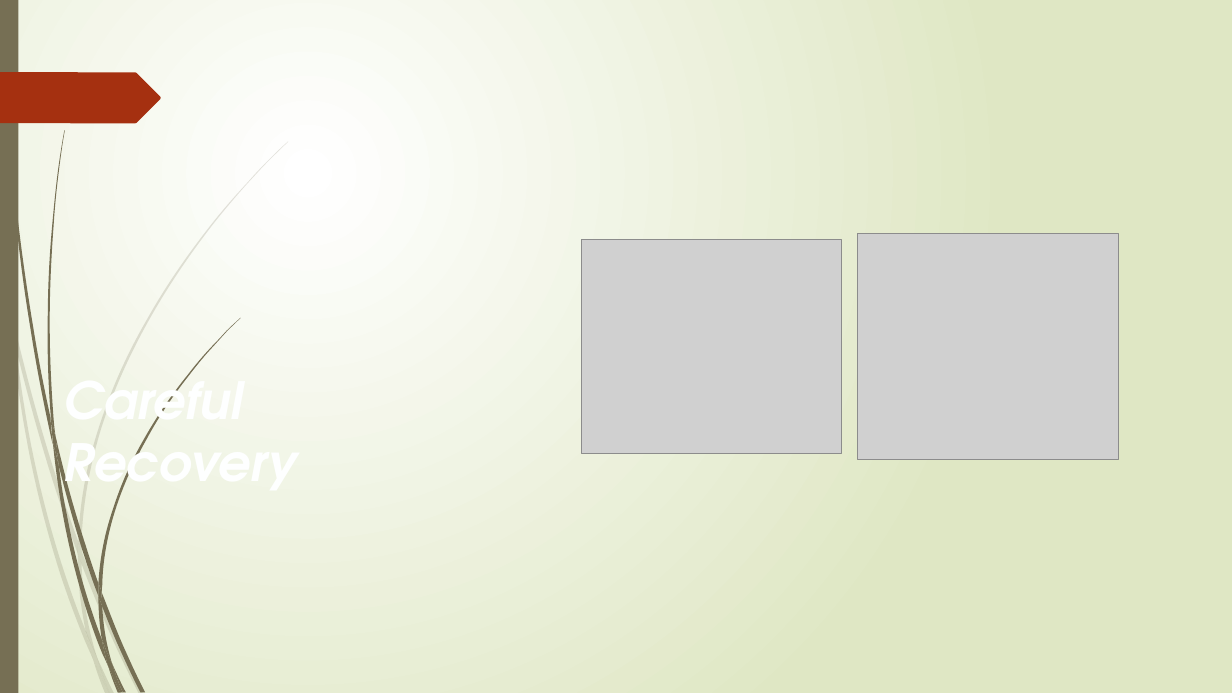
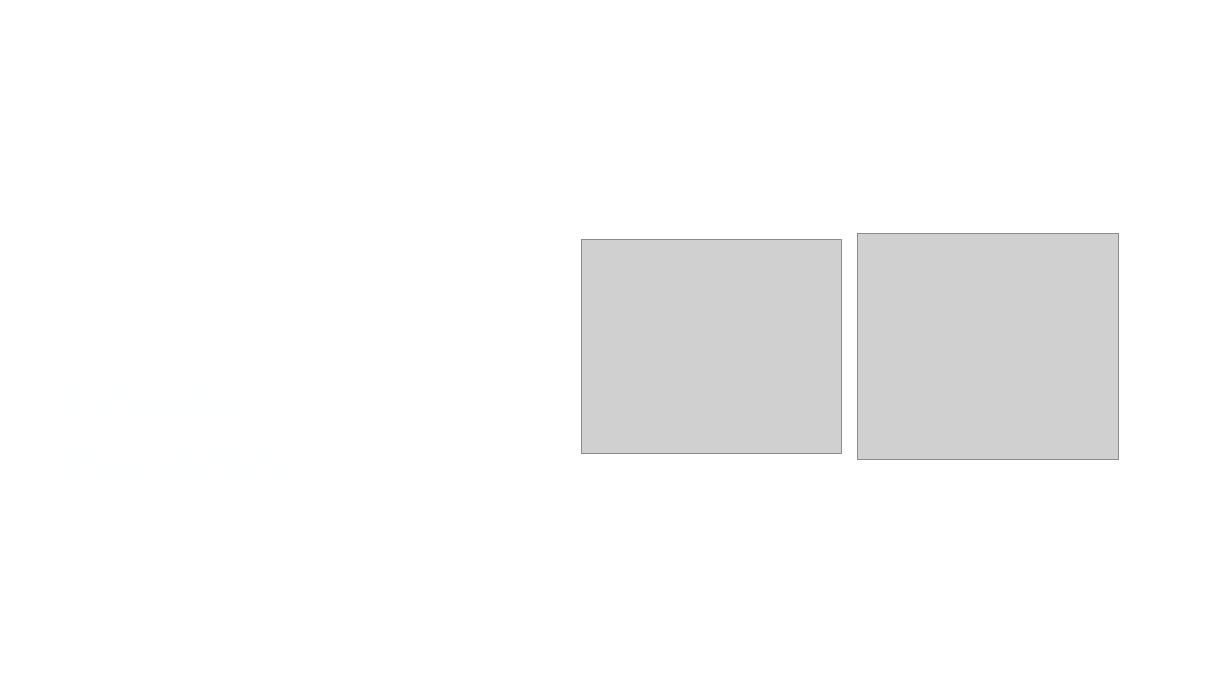
Before and after one commit to rkolavennu/EarthBuilders, a slide deck: slide 9 of Robot Design.pptx. Drawn at 1232x693 pixels with LibreOffice and Linux fonts; fonts in the diff are those of the drawing; grey boxes stand for pictures. Boxes give left, top, right and bottom in pixels: in the first picture for what was removed or moved away, otherwise in the second. Text is boxed around its words. In the diff, an @@ line names an element or a change of style, - is before the commit and + after.

```diff
--- a/Robot Design.pptx
+++ b/Robot Design.pptx
@@ background gradient #FFFFFF to #DFE8C4 to #FFFFFF @@
@@ rectangle removed at (0,0,18,693) @@
@@ freeform shape removed at (0,72,161,123) @@
@@ text removed at (64,363,297,503) @@
-Careful Recovery
@@ group removed at (0,141,288,693): 10 freeform shapes @@
@@ group removed at (3,0,240,693): 12 freeform shapes @@
```
Also in this commit, not shown: 4 other slides changed.
